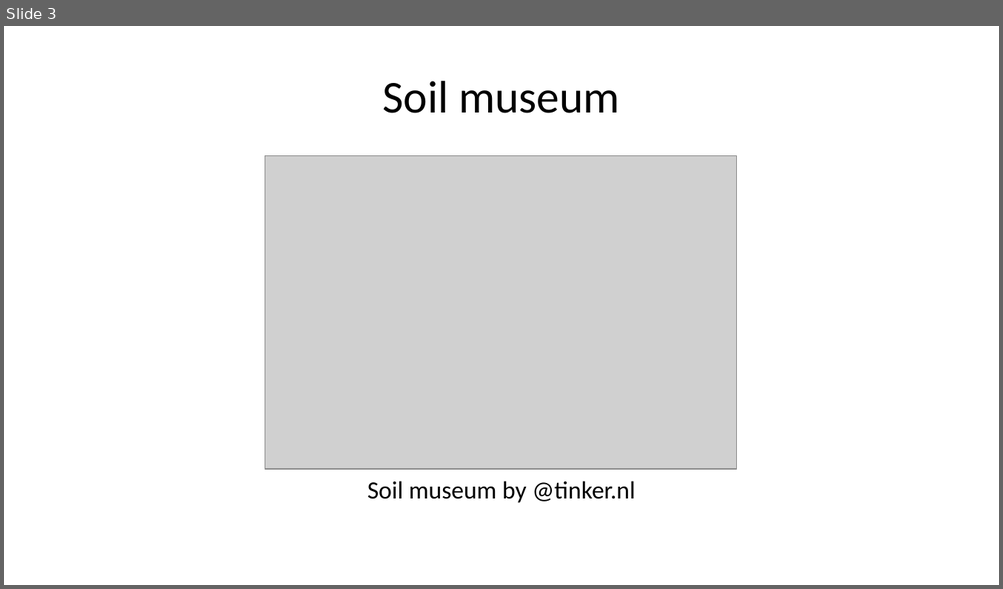
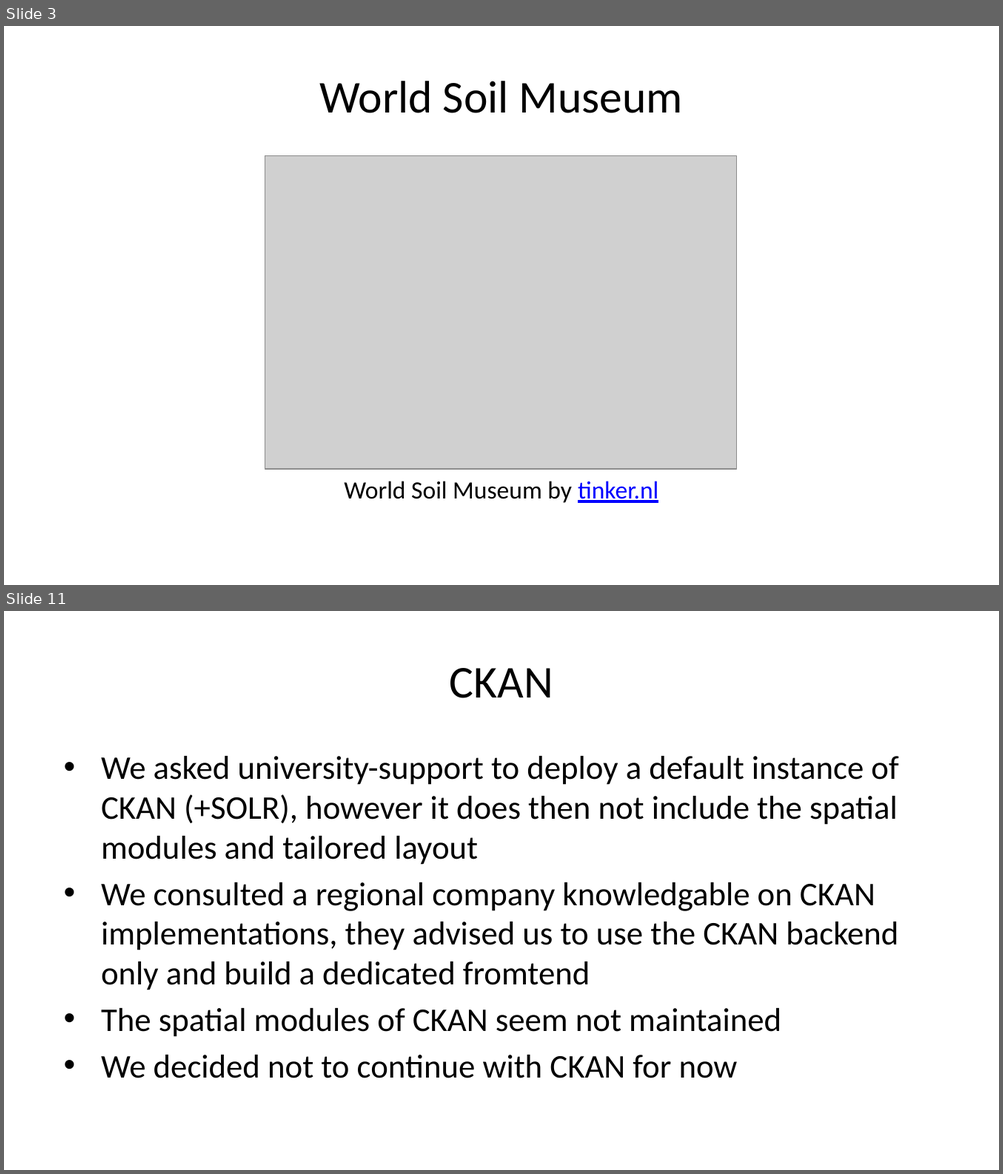
Before and after one commit to pvgenuchten/slides, a slide deck: slides/20250703-foss4gnl-opensource-at-isric.pptx. Shown one above the other, each under a label of ours: slide 3 before the commit, slides 3 and 11 after it; the slides between them are not shown. The pictures are 1003x589 and 1003x1174 pixels, drawn with LibreOffice and Linux fonts; fonts in the diff are those of the drawing; grey boxes stand for pictures. Boxes give left, top, right and bottom in pixels: in the first picture for what was removed or moved away, otherwise in the second. Text is boxed around its words. In the diff, an @@ line names an element or a change of style, - is before the commit and + after.

```diff
--- a/slides/20250703-foss4gnl-opensource-at-isric.pptx
+++ b/slides/20250703-foss4gnl-opensource-at-isric.pptx
@@ slide 11 added at bbox=[4, 611, 999, 1170], background #FFFFFF @@
@@ title added at bbox=[449, 668, 553, 698], 33 pt, text #000000 @@
+CKAN
@@ text added at bbox=[101, 756, 898, 1079], 24 pt, text #000000 @@
+• We asked university-support to deploy a default instance of CKAN (+SOLR), however it does then not include the spatial modules and tailored layout
+• We consulted a regional company knowledgable on CKAN implementations, they advised us to use the CKAN backend only and build a dedicated fromtend
+• The spatial modules of CKAN seem not maintained
+• We decided not to continue with CKAN for now
@@ slide 3 changed as well @@
@@ title at bbox=[320, 81, 683, 113]: text changed @@
-Soil museum
+World Soil Museum
@@ text at bbox=[344, 481, 658, 503]: text changed @@
-Soil museum by @tinker.nl
+World Soil Museum by tinker.nl
```
Also in this commit, not shown: 4 other slides changed, 12 other slides added, 36 slides removed, 8 other files.
